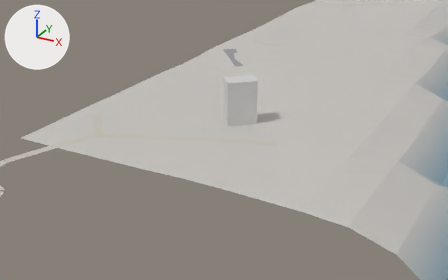
Two versions of the glTF model game/world/tile_3_2.glb, one commit apart.
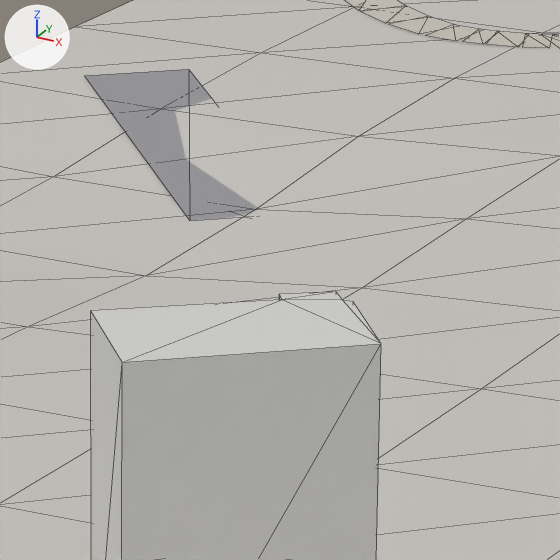
Old and new are each drawn from a camera (50 mm lens) standing at (864.0, -853.0, 54.2) and looking at (803.9, -743.8, -0.4) and again close up on the part from 48% to 62% of the width and 14% to 38% of the height. Lighting does not change. The marker at upper left points along +X, +Y and +Z. The older version's two pictures come first. The close-ups show mesh edges as thin lines. Where no turn or scale is listed for an object, it has been applied to the vertices. Vertices at exactly the same position are counted once.

In view in the first close-up: 'buildings', 'roads', 'terrain'.
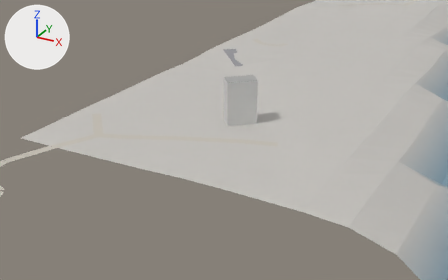
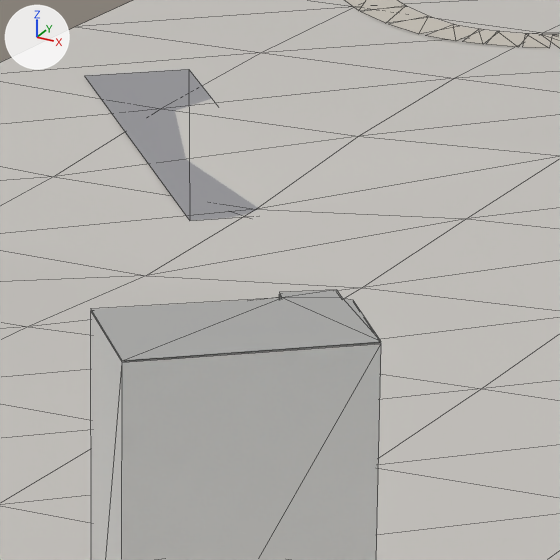
Where the change shows, as pixel boxes [x1, y1, x2, y2] in the close-ups (560 x 560 px):
'buildings', reshaped
    before: [91, 292, 381, 560]
    after: [91, 290, 381, 560]
part 1 of me_buildings, added
    after: [91, 290, 381, 361]

The change, as a list of edits to the scene's bpy script:
```text
Change me_buildings:
    used by ob_buildings; location = (0.0, 0.0, 0.0)
    verts and faces of me_buildings; kept vertices keep their numbers, new ones are numbered from 16
    remove me_buildings.from_pydata(...)  # 16 vertices, 28 faces; spans x 800.6..808.39, y -741.29..-733.44, z -0.18..11.82
    add me_buildings.from_pydata(...)  # 24 vertices, 34 faces; spans x 800.6..808.39, y -741.29..-733.44, z -0.18..11.87
    me_buildings part 1
    add verts[16] = (803.33, -741.29, 11.87)  # pixel (122, 360)
    add verts[17] = (808.39, -736.79, 11.87)  # pixel (381, 341)
    add verts[18] = (806.23, -734.01, 11.87)  # pixel (353, 300)
    add verts[19] = (805.93, -734.01, 11.87)  # pixel (342, 298)
    add verts[20] = (805.46, -733.44, 11.87)  # pixel (336, 289)
    add verts[21] = (804.24, -734.34, 11.87)  # pixel (279, 292)
    add verts[22] = (804.52, -734.74, 11.87)  # pixel (281, 297)
    add verts[23] = (800.6, -737.97, 11.87)  # pixel (90, 308)
    add faces += [(16, 23, 22), (20, 22, 21), (17, 19, 18), (16, 22, 17), (19, 22, 20), (17, 22, 19)]
```
